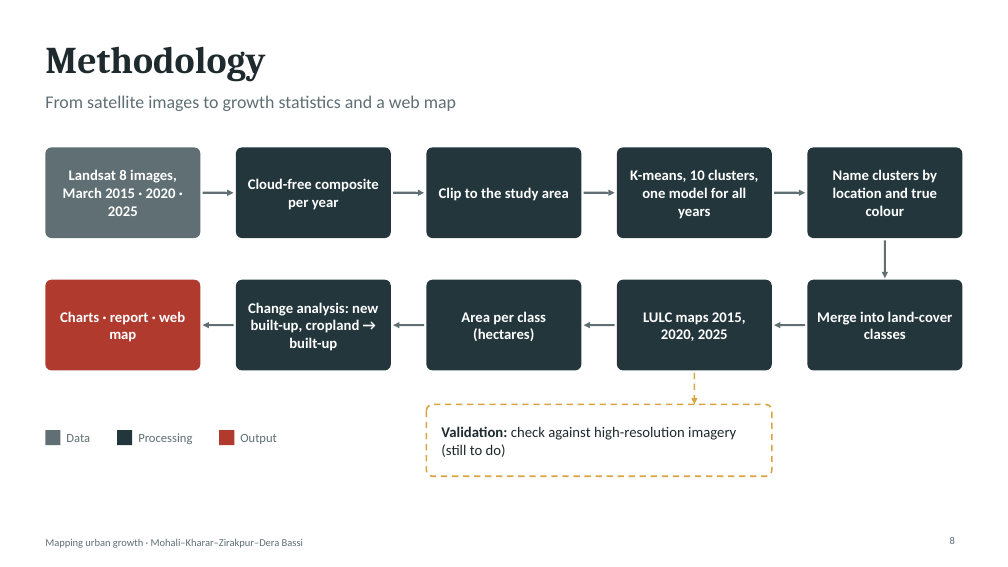
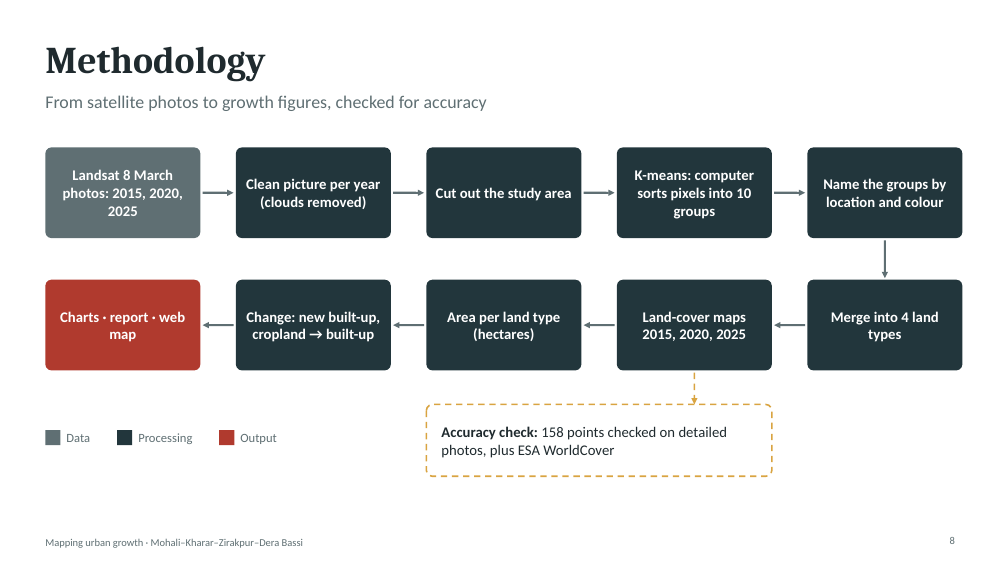
Before and after one commit to SharmaAbhimanyueco/Supriyaaanya, a slide deck: slide 8 of slides/Urban_Growth_Mohali_slides.pptx. Drawn at 1008x567 pixels with LibreOffice and Linux fonts; fonts in the diff are those of the drawing. Boxes give left, top, right and bottom in pixels: in the first picture for what was removed or moved away, otherwise in the second. Text is boxed around its words. In the diff, an @@ line names an element or a change of style, - is before the commit and + after.

```diff
--- a/slides/Urban_Growth_Mohali_slides.pptx
+++ b/slides/Urban_Growth_Mohali_slides.pptx
@@ text at [45,95,487,111]: text changed @@
-From satellite images to growth statistics and a web map
+From satellite photos to growth figures, checked for accuracy
@@ text at [63,169,183,216]: text changed @@
-Landsat 8 images, March 2015 · 2020 · 2025
+Landsat 8 March photos: 2015, 2020, 2025
@@ text at [246,178,381,209]: text changed @@
-Cloud-free composite per year
+Clean picture per year (clouds removed)
@@ text at [635,170,754,219]: text changed @@
-K-means, 10 clusters, one model for all years
+K-means: computer sorts pixels into 10 groups
@@ text at [823,178,947,207]: text changed @@
-Name clusters by location and true colour
+Name the groups by location and colour
@@ text at [436,187,572,201]: text changed @@
-Clip to the study area
+Cut out the study area
@@ text at [246,311,380,342]: text changed @@
-Change analysis: new built-up, cropland → built-up
+Change: new built-up, cropland → built-up
@@ text at [447,311,560,341]: text changed @@
-Area per class (hectares)
+Area per land type (hectares)
@@ text at [642,311,746,341]: text changed @@
-LULC maps 2015, 2020, 2025
+Land-cover maps 2015, 2020, 2025
@@ text at [831,311,939,342]: text changed @@
-Merge into land-cover classes
+Merge into 4 land types
@@ text at [441,426,728,458]: text changed @@
-Validation: check against high-resolution imagery (still to do)
+Accuracy check: 158 points checked on detailed photos, plus ESA WorldCover
```
Also in this commit, not shown: 13 other slides changed, 8 slides added, 1 slide removed, 37 other files.
